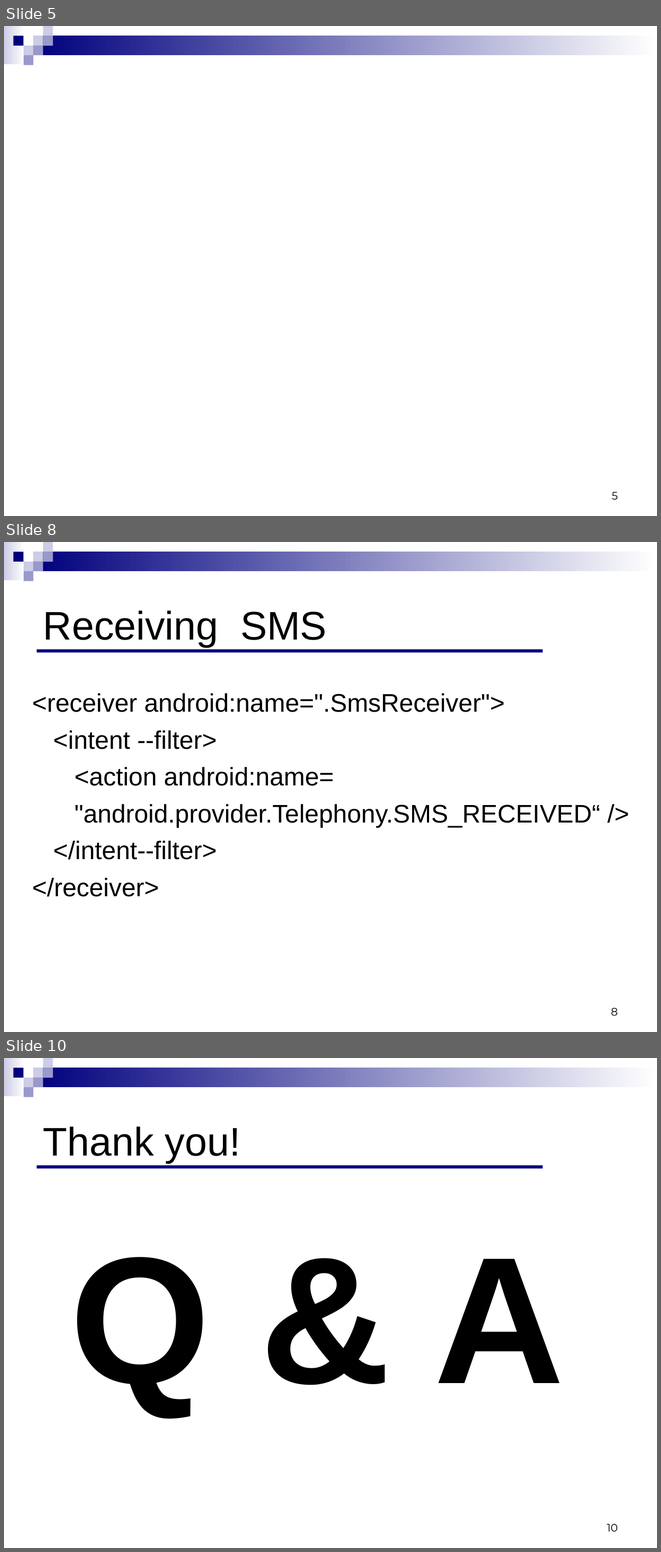
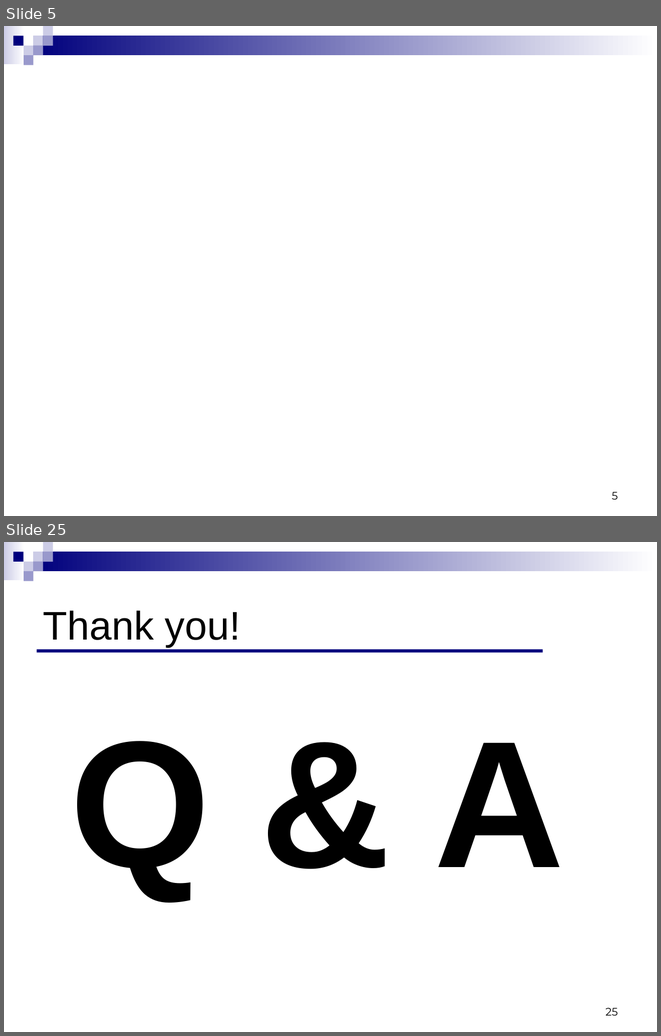
Before and after one commit to ndavidor/SmsTelephony, a slide deck: Telephony&SMS.ppt. Shown one above the other, each under a label of ours: slides 5, 8 and 10 before the commit, slides 5 and 25 after it; the slides between them are not shown. The pictures are 661x1552 and 661x1036 pixels, drawn with LibreOffice and Linux fonts; fonts in the diff are those of the drawing; background and template pictures are left out. Boxes give left, top, right and bottom in pixels: in the first picture for what was removed or moved away, otherwise in the second. Text is boxed around its words. In the diff, an @@ line names an element or a change of style, - is before the commit and + after.

```diff
--- a/Telephony&SMS.ppt
+++ b/Telephony&SMS.ppt
@@ slide 8 removed at [4, 542, 657, 1032], background #FFFFFF; not listed: 9 template elements that a slide beside it also shows @@
@@ title removed at [43, 610, 327, 647] @@
-Receiving SMS
@@ line removed from (37, 651) to (542, 651) @@
@@ text removed at [32, 693, 600, 897] @@
-<receiver android:name=".SmsReceiver">
-<intent --ﬁlter>
-<action android:name=
-"android.provider.Telephony.SMS_RECEIVED“ />
-</intent-‐ﬁlter>
-</receiver>
@@ page number removed at [611, 1007, 618, 1015] @@
-8
@@ what was slide 10 is now slide 25 @@
@@ page number at [606, 1007, 618, 1015]: text changed @@
-10
+25
```
Also in this commit, not shown: 1 slide changed, 18 slides added, 2 other slides removed.
